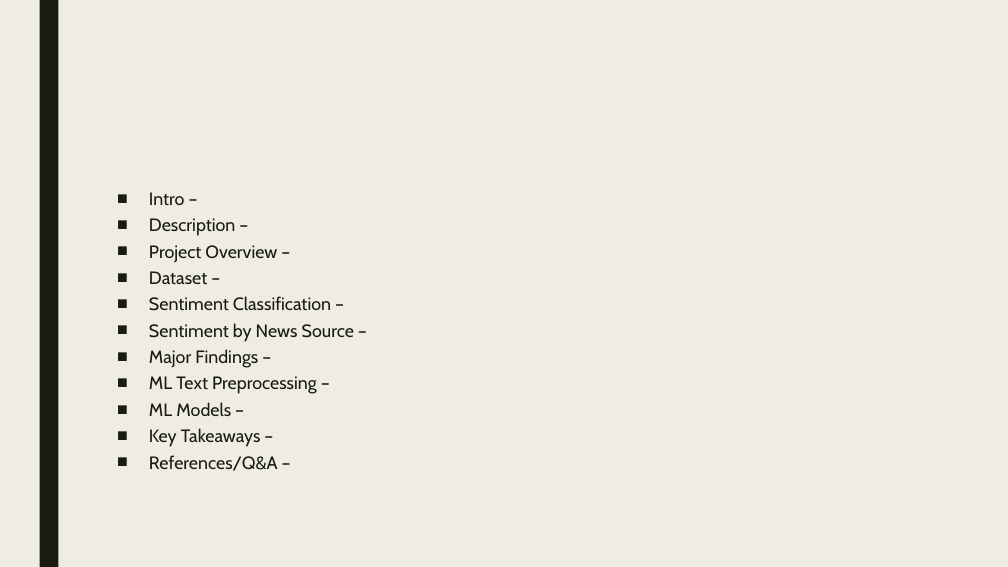
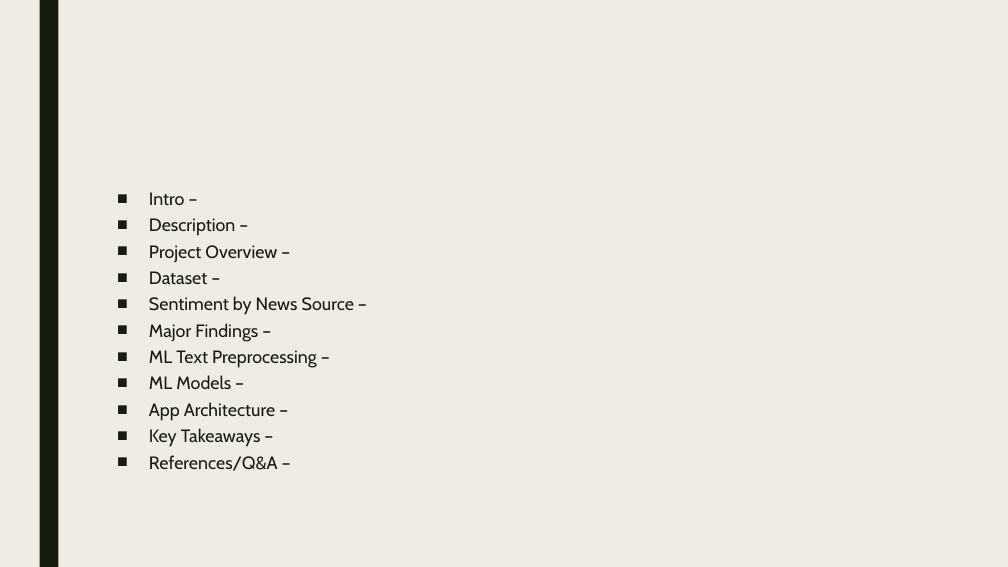
Before and after one commit to James-Ashley/sentiment-analysis-dashboard, a slide deck: slide 14 of demo_day_deck.pptx. Drawn at 1008x567 pixels with LibreOffice and Linux fonts; fonts in the diff are those of the drawing. Boxes give left, top, right and bottom in pixels: in the first picture for what was removed or moved away, otherwise in the second. Text is boxed around its words. In the diff, an @@ line names an element or a change of style, - is before the commit and + after.

```diff
--- a/demo_day_deck.pptx
+++ b/demo_day_deck.pptx
@@ text at bbox=[149, 296, 331, 311]: paragraph removed @@
-■ Sentiment Classification –
@@ text at bbox=[149, 402, 275, 421]: paragraph added @@
+■ App Architecture –
```
Also in this commit, not shown: 2 other slides changed, 1 slide added, 1 slide removed.
